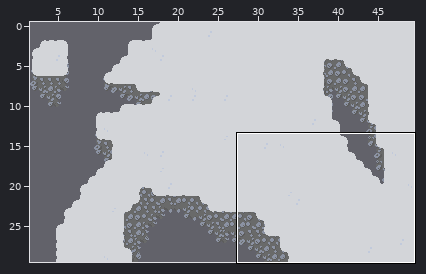
Tiled map: rughai/tiles/tiled/middle_rughai.tmx. The first picture is a wide view before the edit; the outline marks the close-up.
Close-up. Earlier state:
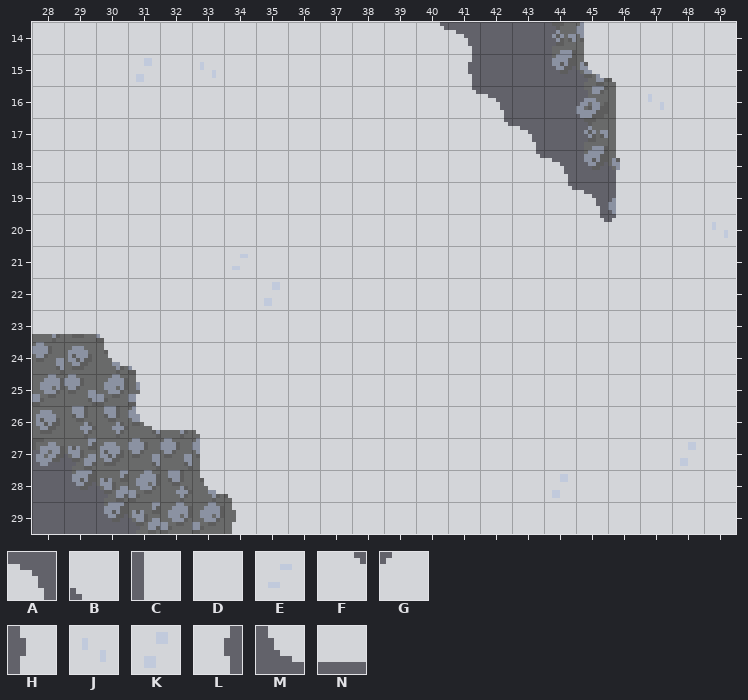
Cells are 8x8 px. Shown: x 28..49, y 14..29. The commit also changed other parts of the map, which this record leaves out.
Key: from "main_tileset": A 3, B 5, C 14, D 15, E 16, F 18, G 19, H 28, J 29, K 30, L 31, M 42, N 43.
_ is an empty cell.
Layers that did not change in this view are not listed.
Layer "Livello tile 1" before, first column x 28:
14 DDDDDDDDDDDDFA___CDDDD
15 DDDKDJDDDDDDDL___MBDDD
16 DDDDDDDDDDDDDFA___CJDD
17 DDDDDDDDDDDDDDFA__CDDD
18 DDDDDDDDDDDDDDDFA_HDDD
19 DDDDDDDDDDDDDDDDFACDDD
20 DDDDDDDDDDDDDDDDDFGDDJ
21 DDDDDDEDDDDDDDDDDDDDDD
22 DDDDDDDKDDDDDDDDDDDDDD
23 NNBDDDDDDDDDDDDDDDDDDD
24 __MBDDDDDDDDDDDDDDDDDD
25 ___HDDDDDDDDDDDDDDDDDD
26 ___MNBDDDDDDDDDDDDDDDD
27 _____CDDDDDDDDDDDDDDKD
28 _____MBDDDDDDDDDKDDDDD
29 ______HDDDDDDDDDDDDDDD
The result:
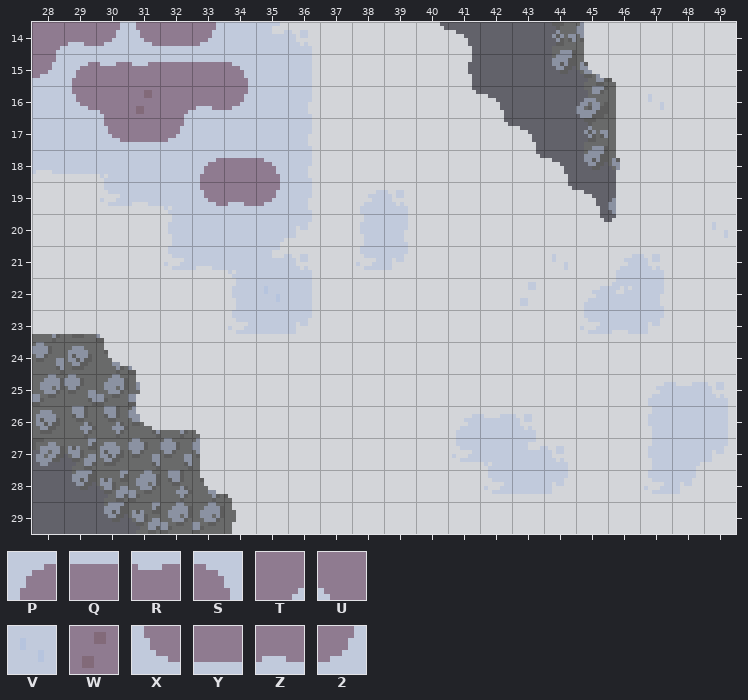
Further tiles: from "main_tileset": P 62, Q 63, R 64, S 65, T 66, U 67, V 85, W 92, X 104, Y 105, Z 106, 2 107.
Diff:
Layer "Livello tile 1":
Tile 2 replaces tile D in row 14 at x 30 and 33; in row 15 at x 28; in row 16 at x 34; in row 17 at x 32; in row 19 at x 35.
Tile P replaces tile D in row 15 at x 29; in row 18 at x 33.
Tile Q replaces tile D in row 15 at x 32; in row 18 at x 34.
Tile Q replaces tile J in row 15 at x 33.
Tile R replaces tile D in row 15 at x 30.
Tile R replaces tile K in row 15 at x 31.
Tile S replaces tile D in row 15 at x 34; in row 18 at x 35.
Tile T replaces tile D in row 14 at x 28; in row 16 at x 32.
Tile U replaces tile D in row 16 at x 30.
Tile V replaces tile K in row 22 at x 35.
Tile W replaces tile D in row 16 at x 31.
Tile X replaces tile D in row 14 at x 31; in row 16 at x 29; in row 17 at x 30; in row 19 at x 33.
Tile Y replaces tile D in row 14 at x 32; in row 17 at x 31.
Tile Z replaces tile D in row 14 at x 29; in row 16 at x 33; in row 19 at x 34.
